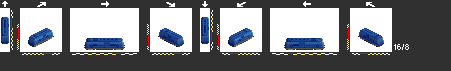
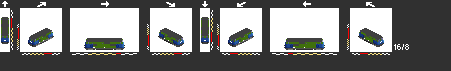
Comparing the layer stacks of the two 451px x 71px images. Changes:
showed "dsb1", painted on it over <box>1,17,383,50</box>
painted on "mz1" over <box>2,35,383,50</box>
